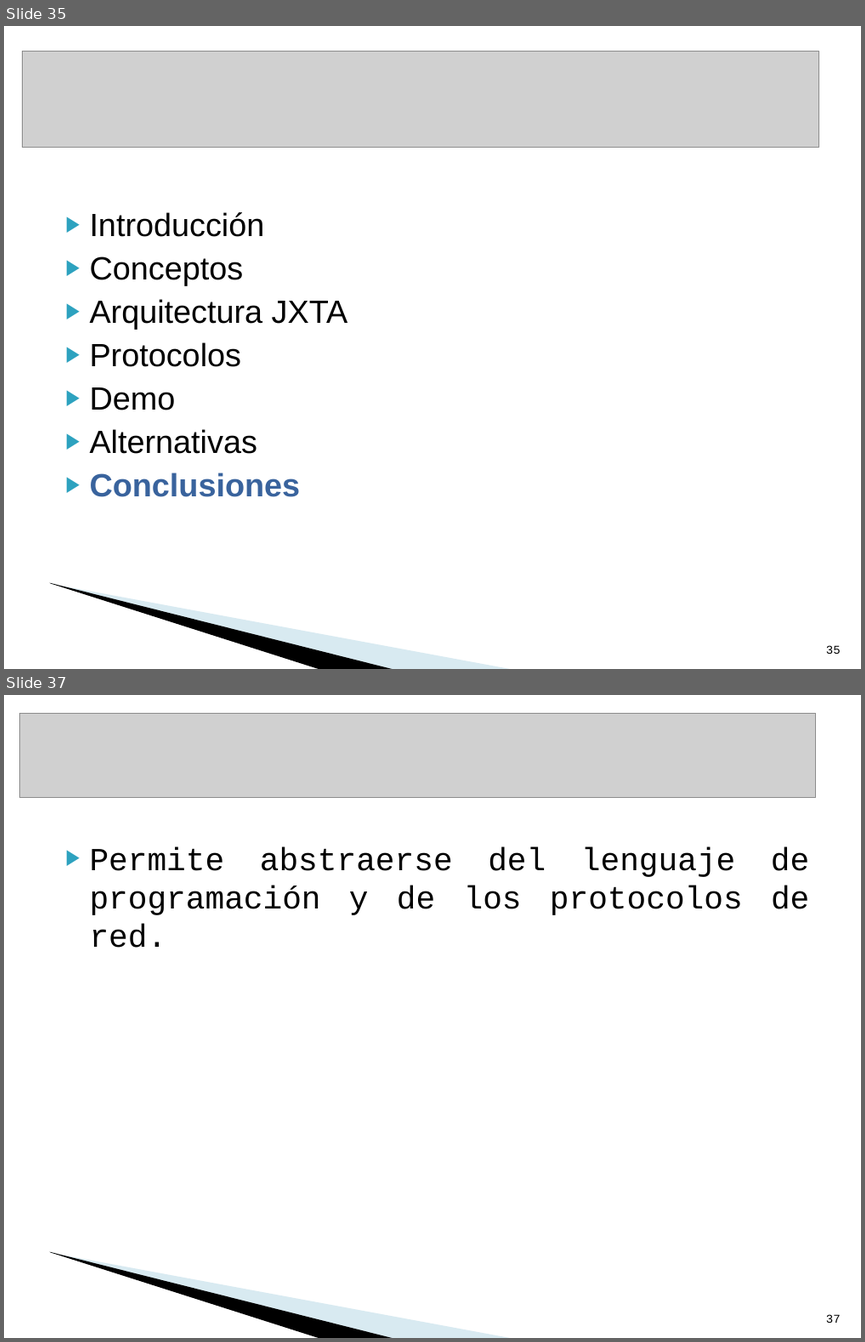
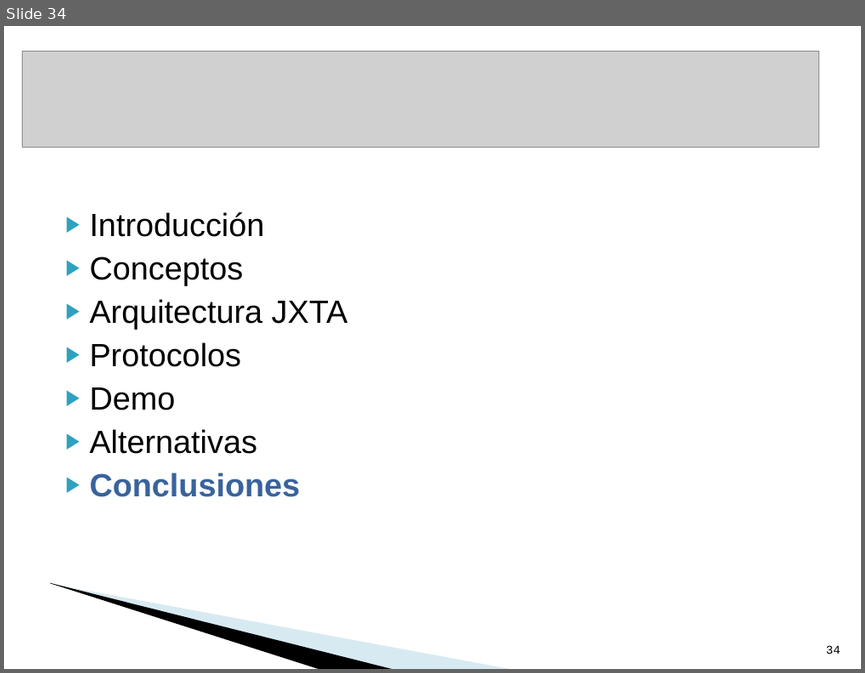
Before and after one commit to txedo/isi-practicas-5, a slide deck: sistemas-colaboracion/p2p-jxta/presentacion/PresentaciónColaboracion.ppt. Shown one above the other, each under a label of ours: slides 35 and 37 before the commit, slide 34 after it; the slides between them are not shown. The pictures are 865x1342 and 865x673 pixels, drawn with LibreOffice and Linux fonts; fonts in the diff are those of the drawing; grey boxes stand for pictures; background and template pictures are left out. Boxes give left, top, right and bottom in pixels: in the first picture for what was removed or moved away, otherwise in the second. Text is boxed around its words. In the diff, an @@ line names an element or a change of style, - is before the commit and + after.

```diff
--- a/sistemas-colaboracion/p2p-jxta/presentacion/PresentaciónColaboracion.ppt
+++ b/sistemas-colaboracion/p2p-jxta/presentacion/PresentaciónColaboracion.ppt
@@ slide 37 removed at (4,695,861,1338), background #FFFFFF; not listed: 2 template elements that a slide beside it also shows @@
@@ picture removed at (19,713,816,797) @@
@@ text removed at (90,847,809,947) @@
-▶ Permite abstraerse del lenguaje de programación y de los protocolos de red.
@@ page number removed at (826,1314,840,1322) @@
-37
@@ what was slide 35 is now slide 34 @@
@@ page number at (826,645,840,653): text changed @@
-35
+34
```
Also in this commit, not shown: 14 slides changed, 1 slide added, 2 other slides removed.
